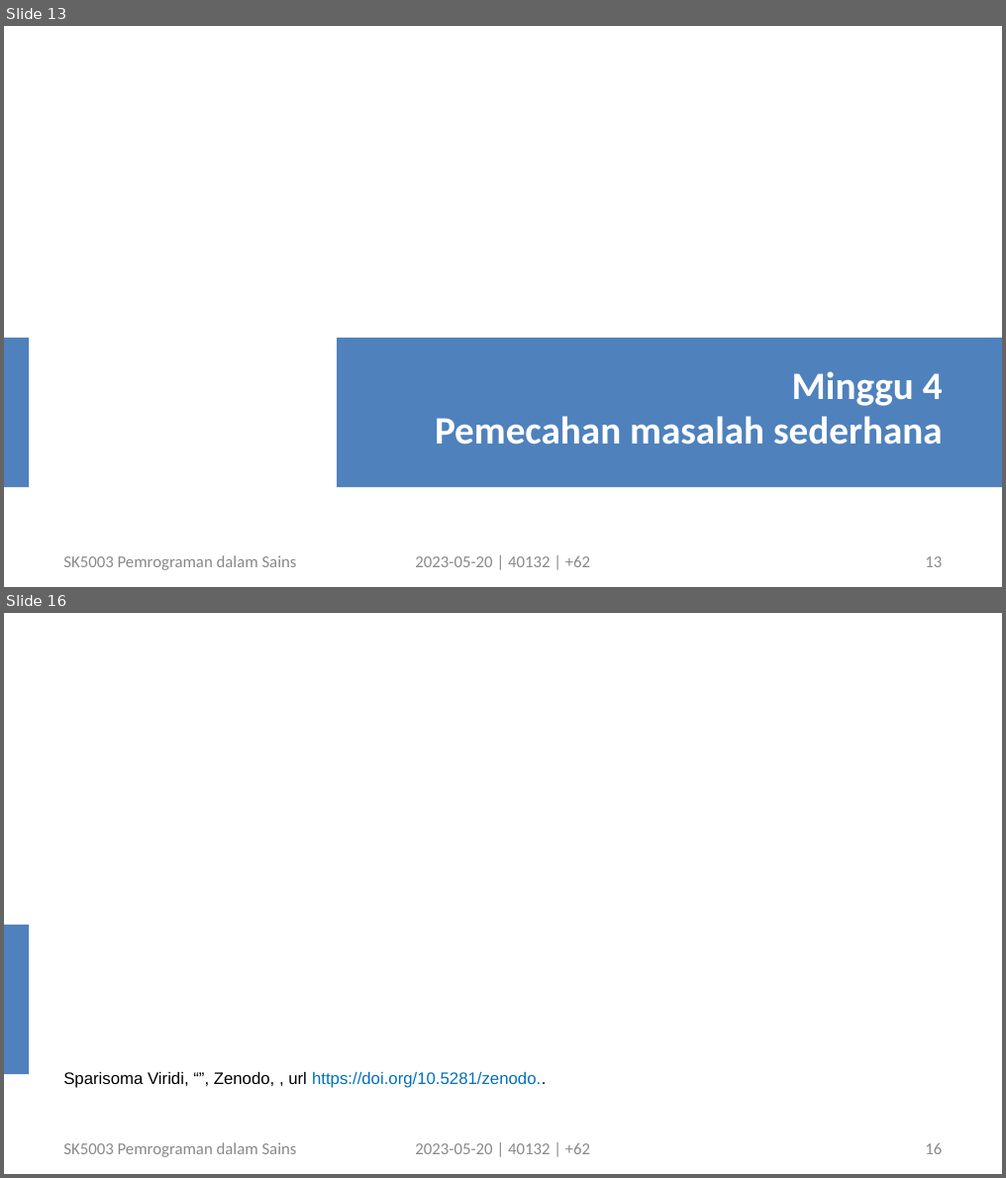
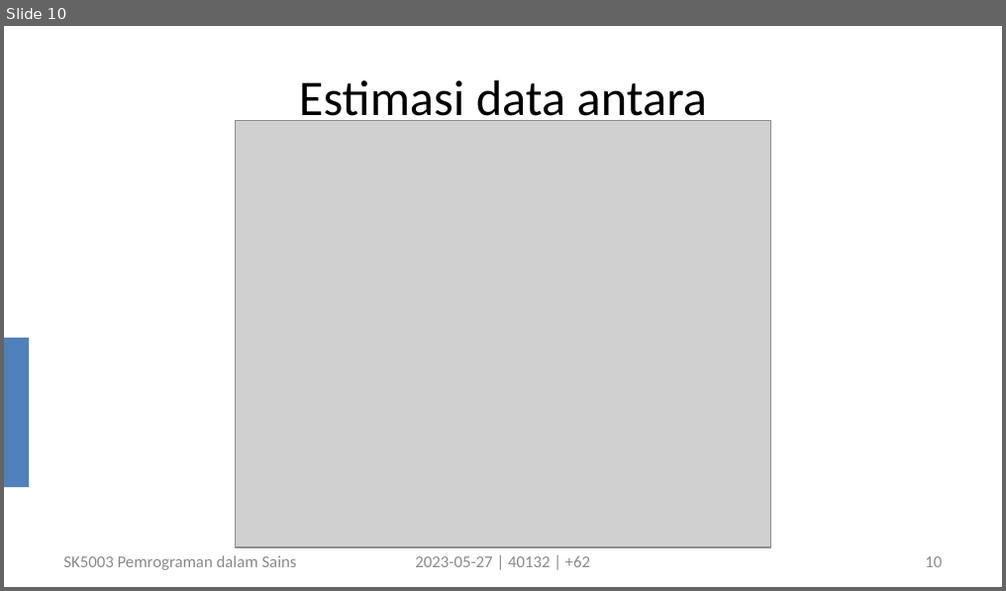
Before and after one commit to dudung/sk5003-02-2022-2, a slide deck: note/10/sk5003_w10_empirical_model_20230527_v0.pptx. Shown one above the other, each under a label of ours: slides 13 and 16 before the commit, slide 10 after it; the slides between them are not shown. The pictures are 1006x1178 and 1006x591 pixels, drawn with LibreOffice and Linux fonts; fonts in the diff are those of the drawing; grey boxes stand for pictures. Boxes give left, top, right and bottom in pixels: in the first picture for what was removed or moved away, otherwise in the second. Text is boxed around its words. In the diff, an @@ line names an element or a change of style, - is before the commit and + after.

```diff
--- a/note/10/sk5003_w10_empirical_model_20230527_v0.pptx
+++ b/note/10/sk5003_w10_empirical_model_20230527_v0.pptx
@@ slide 16 removed at [4,613,1002,1174], background #FFFFFF; not listed: 1 template element that a slide beside it also shows @@
@@ text removed at [63,1072,546,1088] @@
-Sparisoma Viridi, “”, Zenodo, , url https://doi.org/10.5281/zenodo..
@@ text removed at [63,1143,297,1157] @@
-SK5003 Pemrograman dalam Sains
@@ text removed at [415,1144,590,1155] @@
-2023-05-20 | 40132 | +62
@@ page number removed at [925,1144,942,1155] @@
-16
@@ what was slide 13 is now slide 10 @@
@@ slide 10 changed as well @@
@@ title added at [299,80,707,126], 36 pt, text #000000 @@
+Estimasi data antara
@@ picture added at [236,121,771,548] @@
@@ rectangle removed at [337,337,1002,487] @@
@@ text removed at [435,372,943,445] @@
-Minggu 4
-Pemecahan masalah sederhana
@@ text at [415,557,590,568]: text changed @@
-2023-05-20 | 40132 | +62
+2023-05-27 | 40132 | +62
@@ page number at [925,557,942,568]: text changed @@
-13
+10
```
Also in this commit, not shown: 11 other slides changed, 1 slide added, 10 other slides removed.
